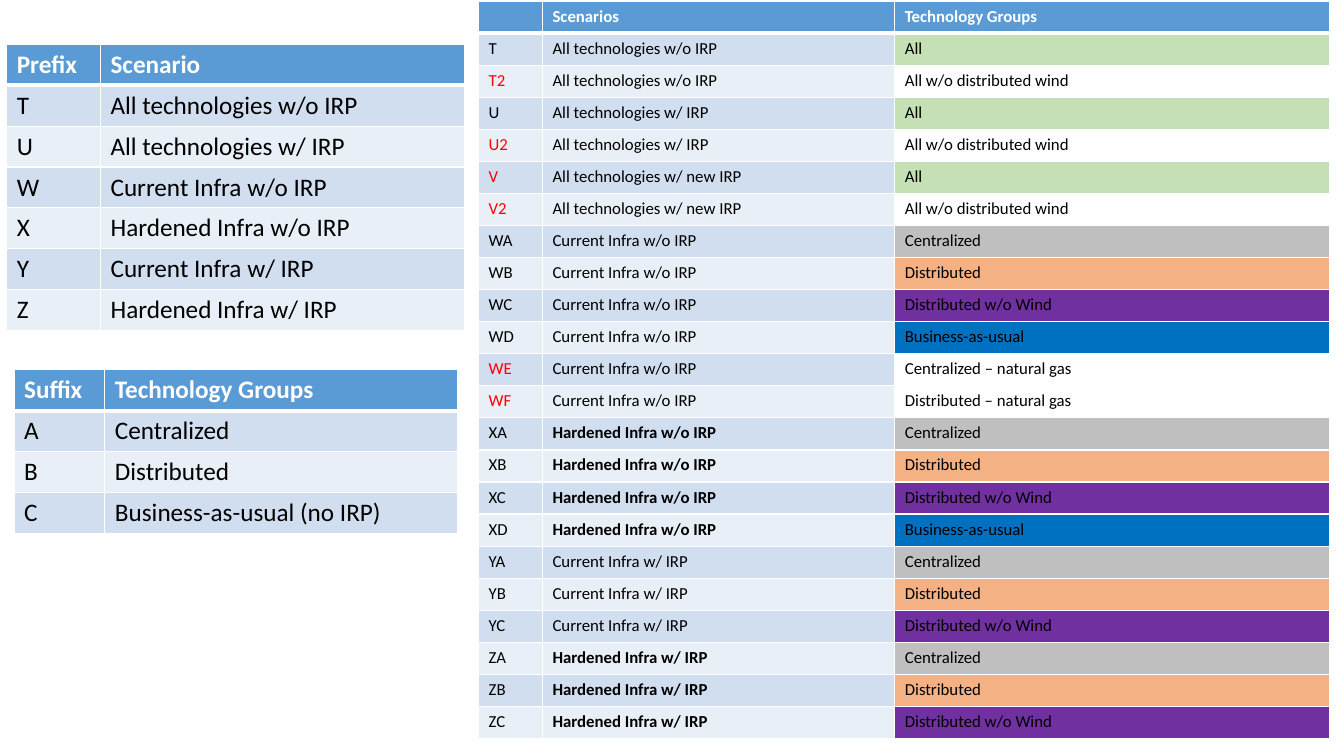
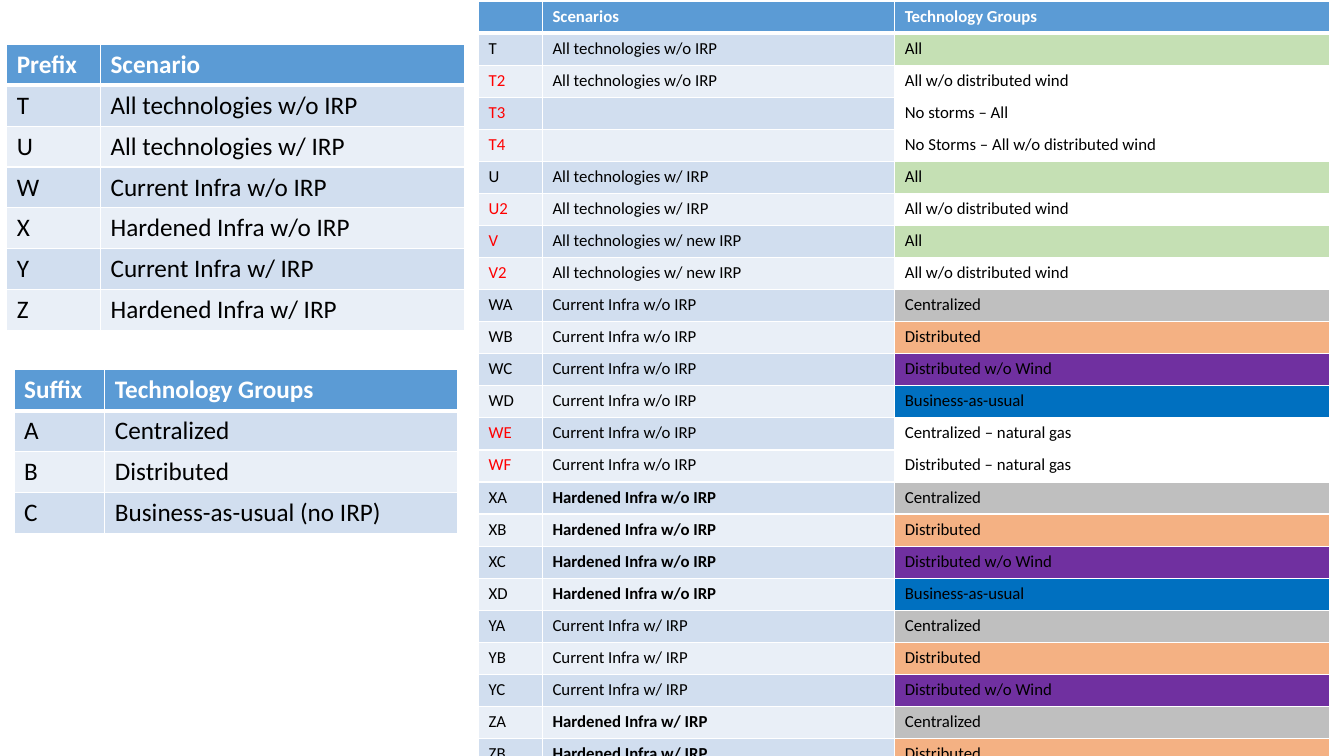
Before and after one commit to EnergyModels/temoatools, a slide deck: slide 3 of projects/puerto_rico_stoch/data/scenario_overview.pptx. Drawn at 1344x756 pixels with LibreOffice and Linux fonts; fonts in the diff are those of the drawing. Boxes give left, top, right and bottom in pixels: in the first picture for what was removed or moved away, otherwise in the second. Text is boxed around its words. In the diff, an @@ line names an element or a change of style, - is before the commit and + after.

```diff
--- a/projects/puerto_rico_stoch/data/scenario_overview.pptx
+++ b/projects/puerto_rico_stoch/data/scenario_overview.pptx
@@ table at [479, 1, 1331, 756] @@
+row 4: T3 |  | No storms – All
+row 5: T4 |  | No Storms – All w/o distributed wind
```
Also in this commit, not shown: 15 other files.
